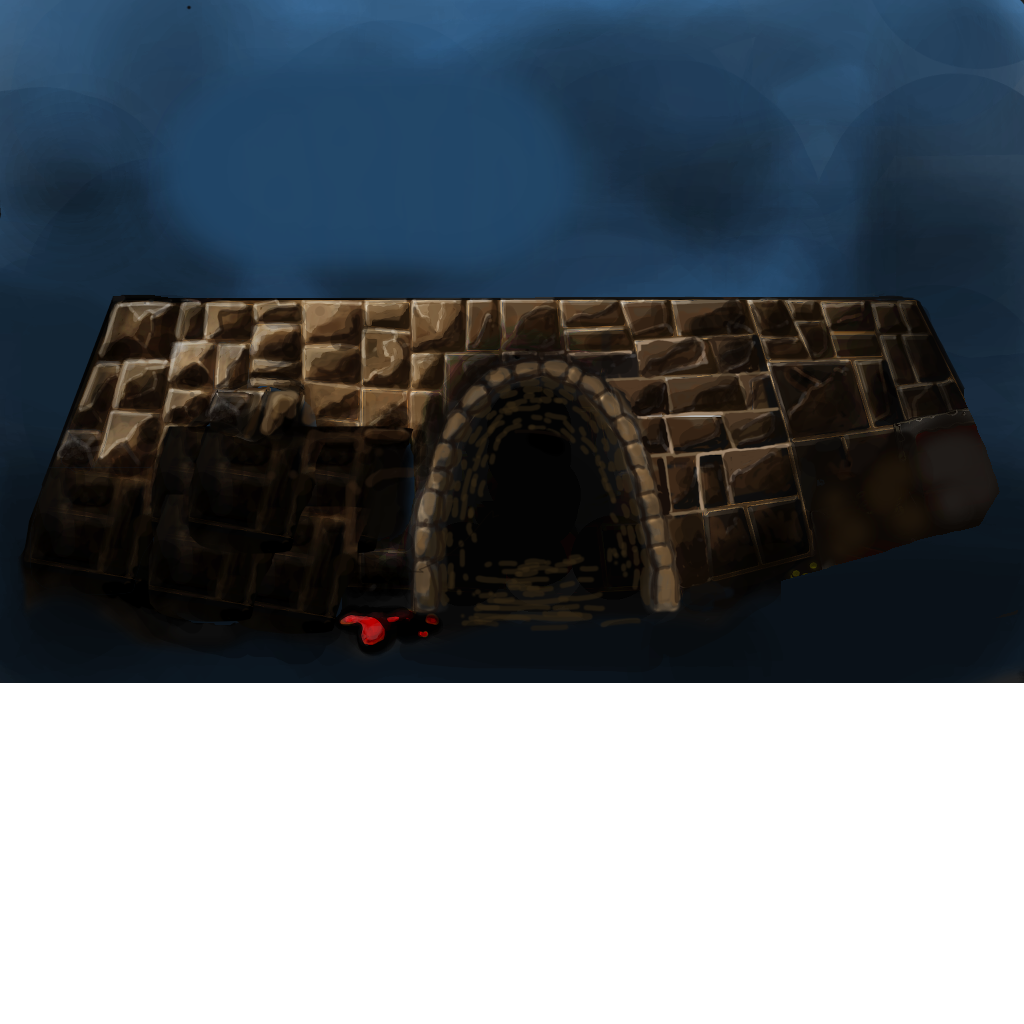
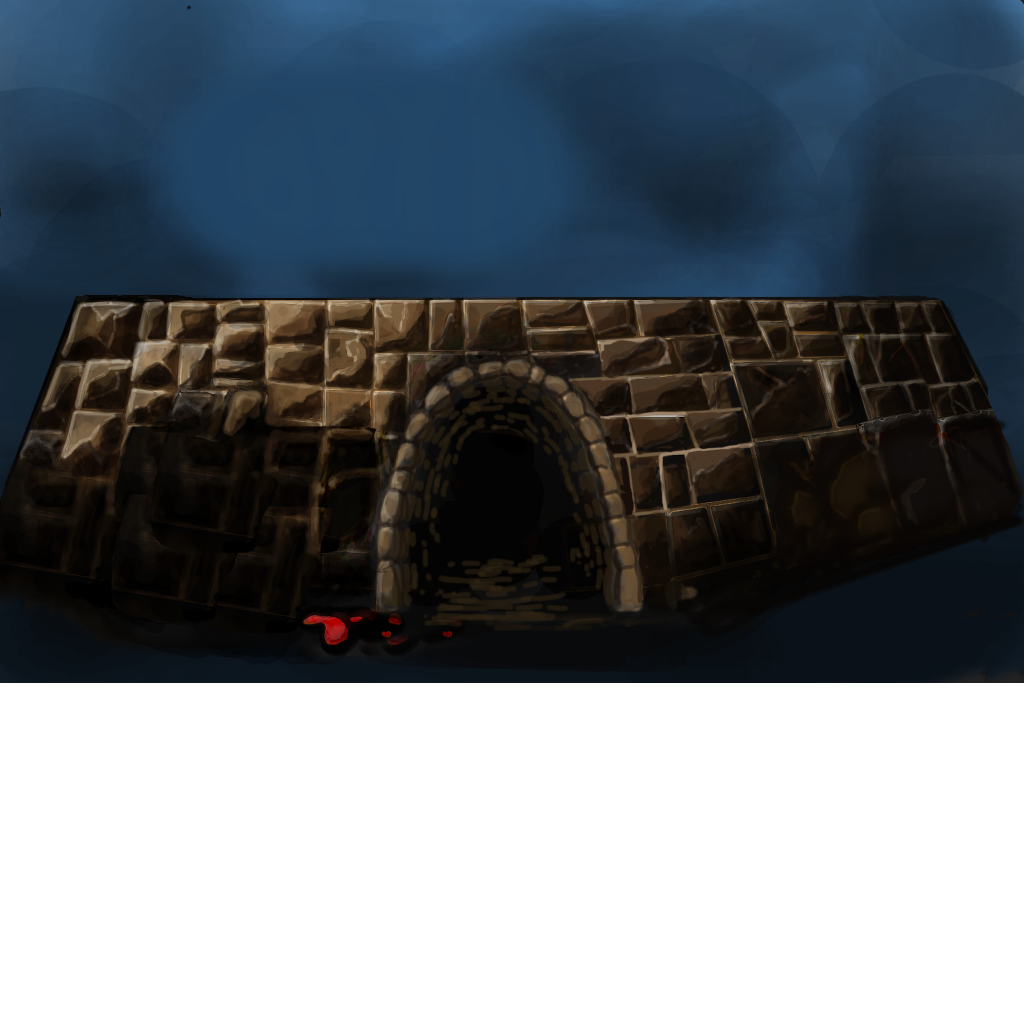
The second 1024 x 1024 image is a revision of the first. Changes to its layers:
painted on "Pasted Layer" over 297, 389, 1019, 656
painted on "Photo on 1-26-14 at 11.24 AM.jpg" over 0, 291, 1024, 683
